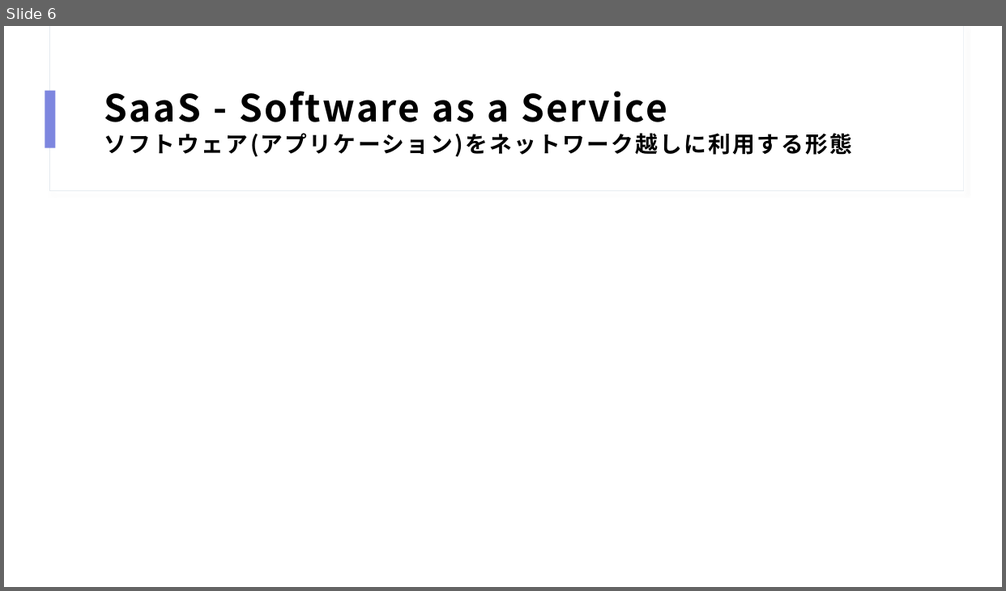
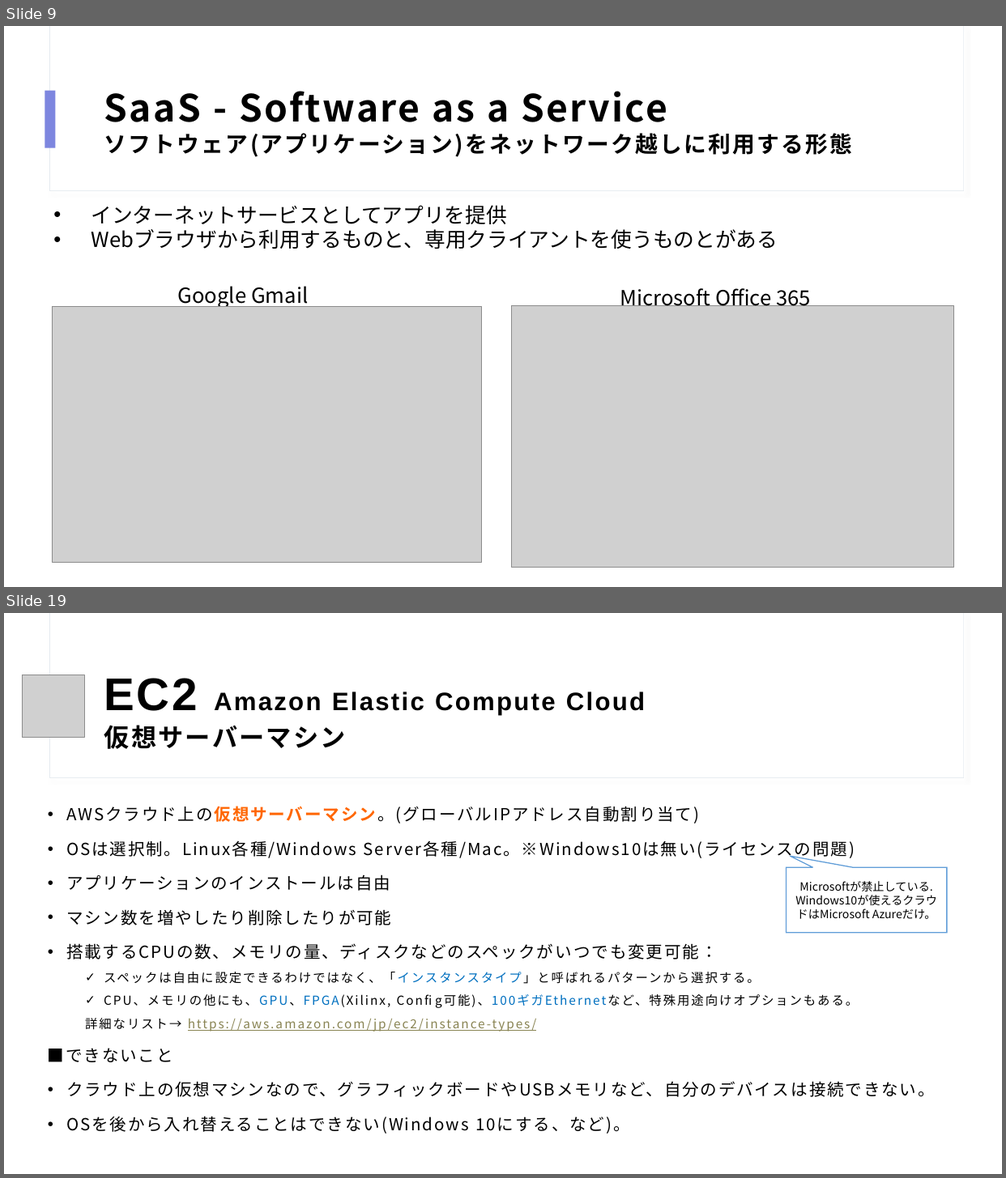
Before and after one commit to HiroyukiShimoda/itms8, a slide deck: cloud-aws.pptx. Shown one above the other, each under a label of ours: slide 6 before the commit, slides 9 and 19 after it; the slides between them are not shown. The pictures are 1006x591 and 1006x1178 pixels, drawn with LibreOffice and Linux fonts; fonts in the diff are those of the drawing; grey boxes stand for pictures. Boxes give left, top, right and bottom in pixels: in the first picture for what was removed or moved away, otherwise in the second. Text is boxed around its words. In the diff, an @@ line names an element or a change of style, - is before the commit and + after.

```diff
--- a/cloud-aws.pptx
+++ b/cloud-aws.pptx
@@ slide 19 added at [4,613,1002,1174], background #FFFFFF; not listed: 2 template elements that a slide beside it also shows @@
@@ picture added at [22,675,84,737] @@
@@ title added at [104,678,645,749], 24.3 pt, text #000000, bold @@
+EC2 Amazon Elastic Compute Cloud
+仮想サーバーマシン
@@ text added at [48,806,935,1097], 16 pt, text #000000 @@
+• AWSクラウド上の仮想サーバーマシン。(グローバルIPアドレス自動割り当て)
+• OSは選択制。Linux各種/Windows Server各種/Mac。※Windows10は無い(ライセンスの問題)
+• アプリケーションのインストールは自由
+• マシン数を増やしたり削除したりが可能
+• 搭載するCPUの数、メモリの量、ディスクなどのスペックがいつでも変更可能：
+  ✓ スペックは自由に設定できるわけではなく、「インスタンスタイプ」と呼ばれるパターンから選択する。
+  ✓ CPU、メモリの他にも、GPU、FPGA(Xilinx, Config可能)、100ギガEthernetなど、特殊用途向けオプションもある。
+  詳細なリスト→ https://aws.amazon.com/jp/ec2/instance-types/
+■できないこと
+• クラウド上の仮想マシンなので、グラフィックボードやUSBメモリなど、自分のデバイスは接続できない。
+• OSを後から入れ替えることはできない(Windows 10にする、など)。
@@ speech box added at [786,867,948,933], fill #FFFFFF, outline #609DD8 1 pt, 11 pt, text #000000 @@
+Microsoftが禁止している.
+Windows10が使えるクラウドはMicrosoft Azureだけ。
@@ what was slide 6 is now slide 9 @@
@@ slide 9 changed as well @@
@@ text added at [91,205,778,249], 20 pt, text #000000 @@
+• インターネットサービスとしてアプリを提供
+• Webブラウザから利用するものと、専用クライアントを使うものとがある
@@ text added at [178,286,308,309], 20 pt, text #000000 @@
+Google Gmail
@@ text added at [620,288,811,311], 20 pt, text #000000 @@
+Microsoft Office 365
@@ picture added at [52,307,482,563] @@
@@ picture added at [512,306,954,567] @@
```
Also in this commit, not shown: 7 other slides changed, 13 other slides added, 3 slides removed.
